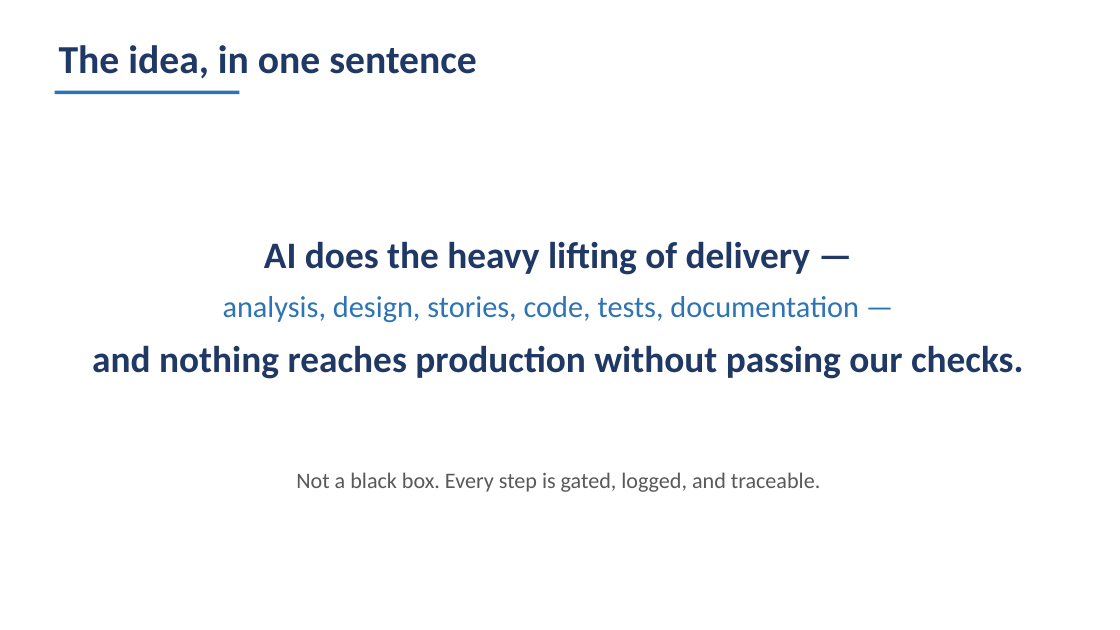
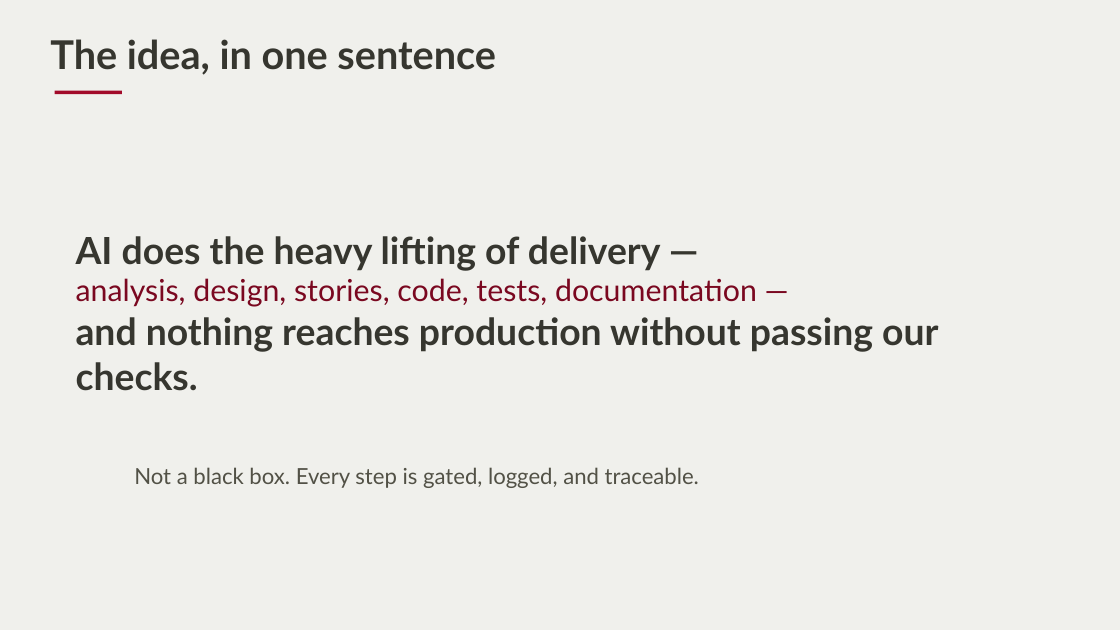
Before and after one commit to AlanLands/ams-s7-demo, a slide deck: slide 2 of docs/s7-leadership-overview.pptx. Drawn at 1120x630 pixels with LibreOffice and Linux fonts; fonts in the diff are those of the drawing. Boxes give left, top, right and bottom in pixels: in the first picture for what was removed or moved away, otherwise in the second. Text is boxed around its words. In the diff, an @@ line names an element or a change of style, - is before the commit and + after.

```diff
--- a/docs/s7-leadership-overview.pptx
+++ b/docs/s7-leadership-overview.pptx
@@ rectangle added at [0,0,1120,630], fill #F0F0EC @@
@@ text "The idea, in one sentence" at [50,39,496,75]: font Calibri to Lato, text colour #1F3864 to #36362F; less space between paragraphs @@
@@ rectangle removed at [55,91,239,94] @@
@@ rectangle added at [55,91,122,94], fill #A20A29 @@
@@ text "AI does the heavy lifting ..." at [76,236,938,391]: font Calibri to Lato; text colour #1F3864 to #36362F in "AI does the heavy lifting of delivery ...", "and nothing reaches production without passing our ..."; text colour #2E74B5 to #7A0820 in "analysis, design, stories, code, tests, documentation —"; alignment centre to left; less space between paragraphs @@
@@ text "Not a black box. Every ..." at [134,467,699,488]: font Calibri to Lato, text colour #595959 to #525146; alignment centre to left; less space between paragraphs @@
```
Also in this commit, not shown: 7 other slides changed, 18 other files.
